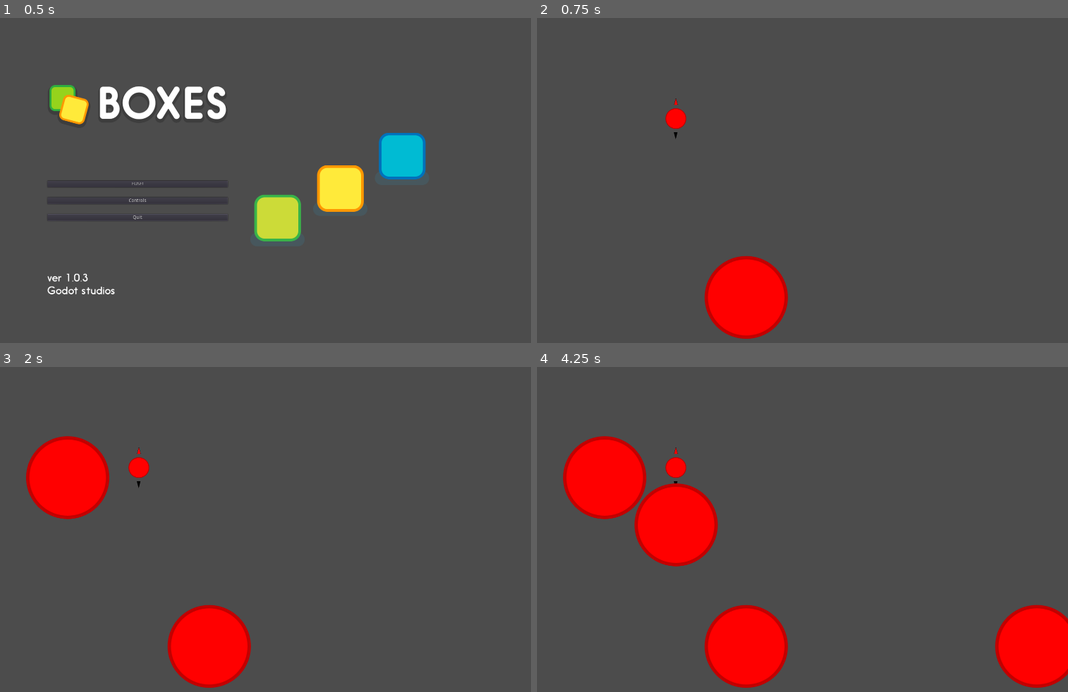
Above: before the commit, frames 1-4 (two rows, left to right).
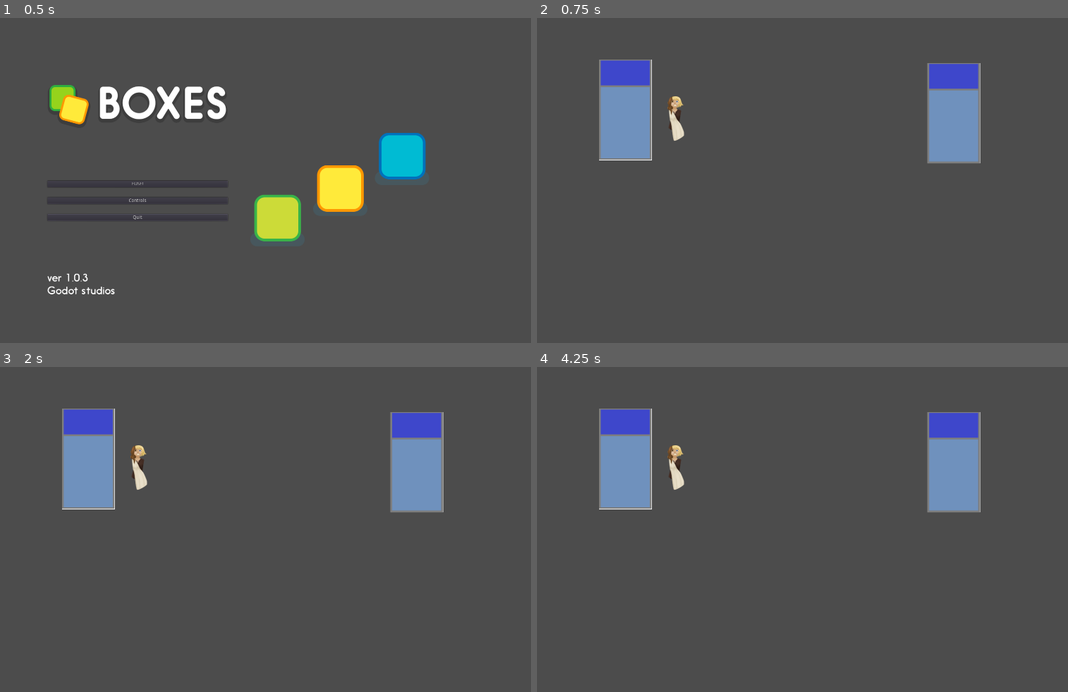
Above: after the commit, the same moments.

Repository: xenoexplorator/Ymir
Game: Godot game, scene res://Root.tscn
Two runs of this game, one before a commit and one after it. Both use one fixed random seed, a clock stepped at 60 frames per second and the inputs below.
Inputs:
- Up to frame 1 (0.5 s): no input
- Up to frame 2 (0.75 s): click "FUSE!" at 0.5 s
- Up to frame 3 (2 s): tap Enter at 1.25 s
- Up to frame 4 (4.25 s): tap Space at 2.75 s

Frame 1 is identical in both runs. In frame 2, 9.7% of the frame differs, in the area x 11-84%, y 12-99%; in frame 3, 11%; in frame 4, 17%, in the area x 4-100%, y 12-99%.

Commit message:
pillars and some integration

Diff:
--- /dev/null
+++ b/Scenes/Arena.gd
@@ -0,0 +1,14 @@
+extends Node
+
+const PLAYER_SCENE_LOAD_PATH = "res://Scenes/Player.tscn"
+const SPAWNER_SCENE_LOAD_PATH = "res://Scenes/EnemySpawner.tscn"
+
+func _ready():
+	# Called when the node is added to the scene for the first time.
+	# Initialization here
+	pass
+
+#func _process(delta):
+#	# Called every frame. Delta is time since last frame.
+#	# Update game logic here.
+#	pass
--- a/Scenes/Arena.tscn
+++ b/Scenes/Arena.tscn
@@ -1,10 +1,19 @@
-[gd_scene load_steps=3 format=2]
+[gd_scene load_steps=4 format=2]
 
-[ext_resource path="res://Scenes/Player.tscn" type="PackedScene" id=1]
-[ext_resource path="res://Scenes/EnemySpawner.tscn" type="PackedScene" id=2]
+[ext_resource path="res://Scenes/Arena.gd" type="Script" id=1]
+[ext_resource path="res://Scenes/Pillar.tscn" type="PackedScene" id=2]
+[ext_resource path="res://Scenes/Player.tscn" type="PackedScene" id=3]
 
-[node name="Arena" type="Node" index="0"]
+[node name="Arena" type="Node"]
 
-[node name="Player" parent="." index="0" instance=ExtResource( 1 )]
+script = ExtResource( 1 )
 
-[node name="EnemySpawner" parent="." index="1" instance=ExtResource( 2 )]
+[node name="StaticBody2D" parent="." index="0" instance=ExtResource( 2 )]
+
+position = Vector2( 362, 274 )
+
+[node name="StaticBody2D2" parent="." index="1" instance=ExtResource( 2 )]
+
+position = Vector2( 1340, 284 )
+
+[node name="Player" parent="." index="2" instance=ExtResource( 3 )]
--- a/Scenes/EnemySpawner.tscn
+++ b/Scenes/EnemySpawner.tscn
@@ -2,7 +2,7 @@
 
 [ext_resource path="res://EnemySpawner.gd" type="Script" id=1]
 
-[node name="EnemySpawner" type="Node" index="0"]
+[node name="EnemySpawner" type="Node"]
 
 script = ExtResource( 1 )
 MaxSpawnTime = 150
--- a/Scenes/Opponent.tscn
+++ b/Scenes/Opponent.tscn
@@ -24,10 +24,6 @@
 
 texture = ExtResource( 2 )
 
-[node name="CanvasModulate" type="CanvasModulate" parent="Body/Sprite" index="0"]
-
-color = Color( 1, 0.00390625, 0.00390625, 1 )
-
 [node name="CollisionShape2D" type="CollisionShape2D" parent="Body" index="1"]
 
 shape = SubResource( 1 )
--- /dev/null
+++ b/Scenes/Pillar.tscn
@@ -0,0 +1,28 @@
+[gd_scene load_steps=3 format=2]
+
+[ext_resource path="res://ArtAssets/pillar.png" type="Texture" id=1]
+
+[sub_resource type="RectangleShape2D" id=1]
+
+custom_solver_bias = 0.0
+extents = Vector2( 74.2985, 123.561 )
+
+[node name="StaticBody2D" type="StaticBody2D"]
+
+input_pickable = false
+collision_layer = 1
+collision_mask = 1
+constant_linear_velocity = Vector2( 0, 0 )
+constant_angular_velocity = 0.0
+friction = 1.0
+bounce = 0.0
+
+[node name="Sprite" type="Sprite" parent="." index="0"]
+
+texture = ExtResource( 1 )
+
+[node name="CollisionShape2D" type="CollisionShape2D" parent="." index="1"]
+
+position = Vector2( 0, -22 )
+shape = SubResource( 1 )
+_sections_unfolded = [ "Transform" ]
--- a/Scenes/Player.tscn
+++ b/Scenes/Player.tscn
@@ -1,17 +1,15 @@
-[gd_scene load_steps=7 format=2]
+[gd_scene load_steps=4 format=2]
 
 [ext_resource path="res://Scripts/PlayerMovement.gd" type="Script" id=1]
-[ext_resource path="res://Sprites/Circle.png" type="Texture" id=2]
-[ext_resource path="res://Sprites/Pointer.png" type="Texture" id=3]
-[ext_resource path="res://Scripts/PlayerGun.gd" type="Script" id=4]
-[ext_resource path="res://Sprites/Dereference.png" type="Texture" id=5]
+[ext_resource path="res://ArtAssets/Corps.png" type="Texture" id=2]
 
-[sub_resource type="CircleShape2D" id=1]
+[sub_resource type="CapsuleShape2D" id=1]
 
 custom_solver_bias = 0.0
-radius = 29.964
+radius = 14.8768
+height = 75.7754
 
-[node name="Player" type="Node"]
+[node name="Player" type="Node" index="0"]
 
 [node name="KinematicBody2D" type="KinematicBody2D" parent="." index="0"]
 
@@ -24,36 +22,13 @@
 _sections_unfolded = [ "Transform" ]
 speed = 200
 
-[node name="CharacterSprite" type="Sprite" parent="KinematicBody2D" index="0"]
+[node name="Sprite" type="Sprite" parent="KinematicBody2D" index="0"]
 
-scale = Vector2( 0.25, 0.25 )
 texture = ExtResource( 2 )
 _sections_unfolded = [ "Transform" ]
 
 [node name="CollisionShape2D" type="CollisionShape2D" parent="KinematicBody2D" index="1"]
 
+position = Vector2( -2, -15 )
 shape = SubResource( 1 )
 _sections_unfolded = [ "Transform" ]
-
-[node name="Gun1Sprite" type="Sprite" parent="KinematicBody2D" index="2"]
-
-scale = Vector2( 0.1, 0.1 )
-texture = ExtResource( 3 )
-centered = false
-offset = Vector2( -128, -640 )
-script = ExtResource( 4 )
-_sections_unfolded = [ "Offset", "Transform" ]
-player_index = 0
-
-[node name="Gun2Sprite" type="Sprite" parent="KinematicBody2D" index="3"]
-
-rotation = 3.14159
-scale = Vector2( 0.1, 0.1 )
-texture = ExtResource( 5 )
-centered = false
-offset = Vector2( -128, -640 )
-script = ExtResource( 4 )
-_sections_unfolded = [ "Offset", "Transform" ]
-player_index = 1
-
-[connection signal="gun_fired" from="KinematicBody2D/Gun2Sprite" to="KinematicBody2D/Gun1Sprite" method="_debug_gun_fired"]
Binary file added: ArtAssets/pillar.png
Not shown, added: ArtAssets/pillar.png.import
